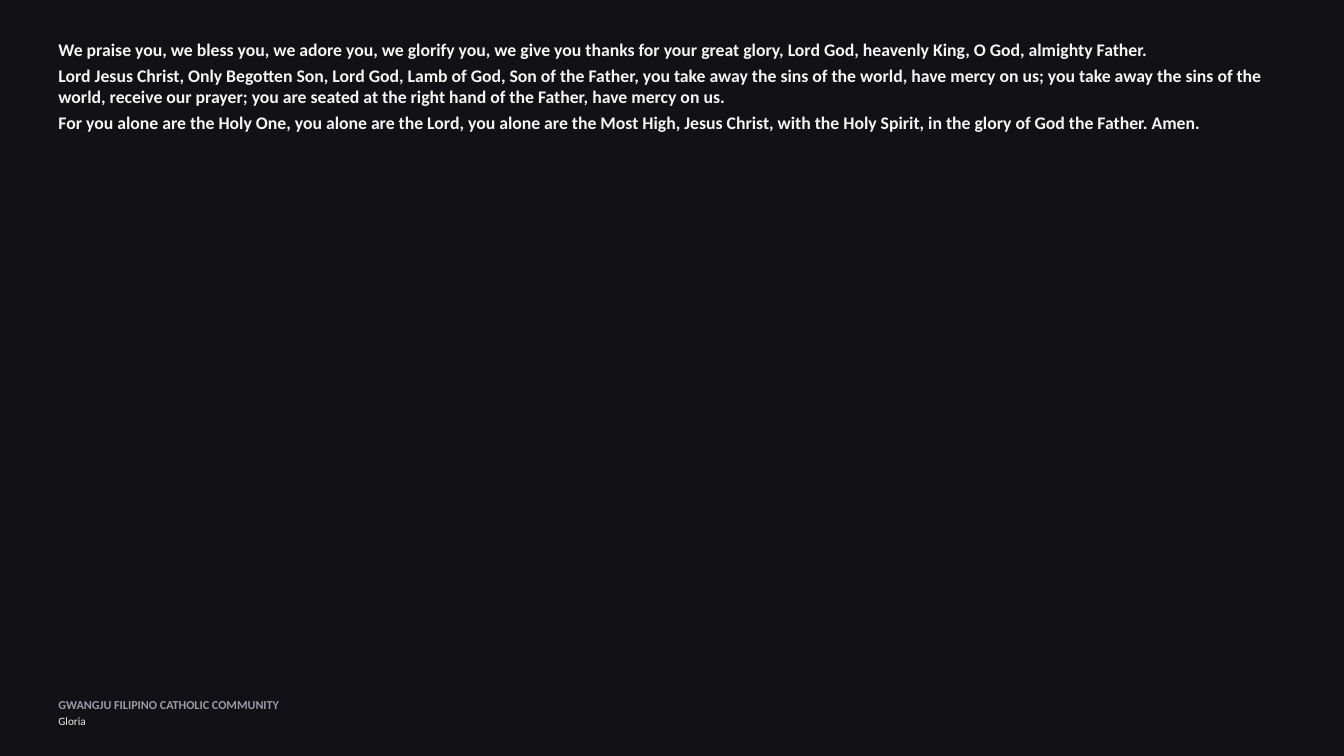
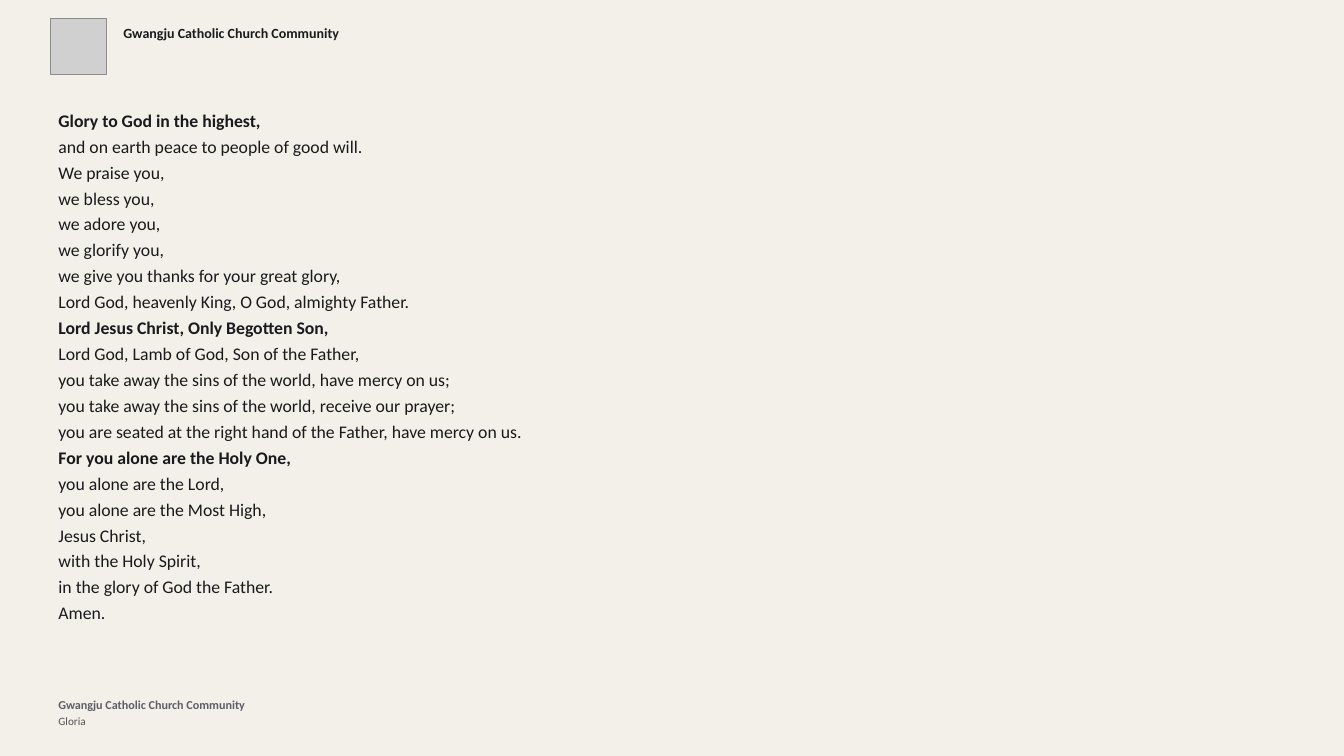
Before and after one commit to divinogabriel9/mass-ppt-generator, a slide deck: slide 11 of church_media_generator/outputs/mass_presentation.pptx (slide 10 before the commit). Drawn at 1344x756 pixels with LibreOffice and Linux fonts; fonts in the diff are those of the drawing; grey boxes stand for pictures. Boxes give left, top, right and bottom in pixels: in the first picture for what was removed or moved away, otherwise in the second. Text is boxed around its words. In the diff, an @@ line names an element or a change of style, - is before the commit and + after.

```diff
--- a/church_media_generator/outputs/mass_presentation.pptx
+++ b/church_media_generator/outputs/mass_presentation.pptx
@@ background #121216 to #F2F0E8 @@
@@ picture added at bbox=[50, 19, 106, 74] @@
@@ text added at bbox=[123, 28, 339, 41], 15 pt, text #1A1A1E, bold @@
+Gwangju Catholic Church Community
@@ text at bbox=[58, 114, 522, 619]: text changed; text colour #F5F5F5 to #1A1A1E; bold off @@
-We praise you, we bless you, we adore you, we glorify you, we give you thanks for your great glory, Lord God, heavenly King, O God, almighty Father.
-Lord Jesus Christ, Only Begotten Son, Lord God, Lamb of God, Son of the Father, you take away the sins of the world, have mercy on us; you take away the sins of the world, receive our prayer; you are seated at the right hand of the Father, have mercy on us.
-For you alone are the Holy One, you alone are the Lord, you alone are the Most High, Jesus Christ, with the Holy Spirit, in the glory of God the Father. Amen.
+Glory to God in the highest,
+and on earth peace to people of good will.
+We praise you,
+we bless you,
+we adore you,
+we glorify you,
+we give you thanks for your great glory,
+Lord God, heavenly King, O God, almighty Father.
+Lord Jesus Christ, Only Begotten Son,
+Lord God, Lamb of God, Son of the Father,
+you take away the sins of the world, have mercy on us;
+you take away the sins of the world, receive our prayer;
+you are seated at the right hand of the Father, have mercy on us.
+For you alone are the Holy One,
+you alone are the Lord,
+you alone are the Most High,
+Jesus Christ,
+with the Holy Spirit,
+in the glory of God the Father.
+Amen.
@@ text at bbox=[58, 700, 244, 711]: text changed; text colour #9B9BA5 to #5F5D68 @@
-GWANGJU FILIPINO CATHOLIC COMMUNITY
+Gwangju Catholic Church Community
@@ text at bbox=[58, 717, 85, 725]: text colour #F2F0E8 to #56515A in "Gloria" @@
```
Also in this commit, not shown: 34 other slides changed, 30 slides added, 26 slides removed, 27 other files.
